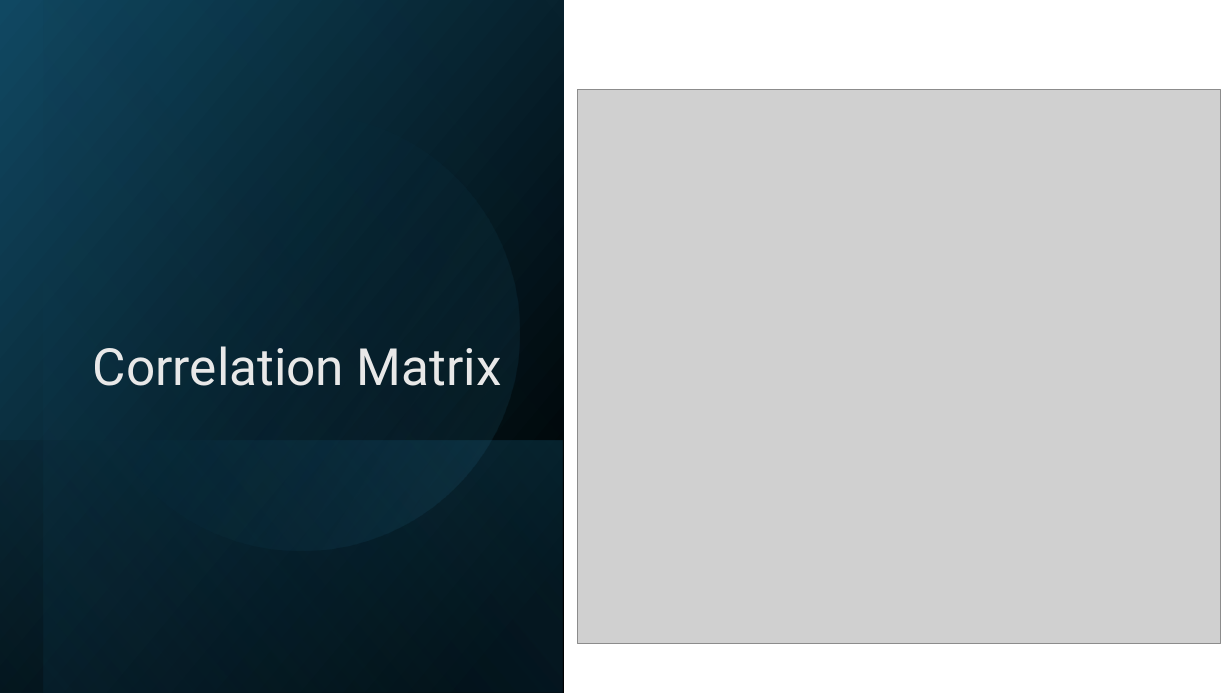
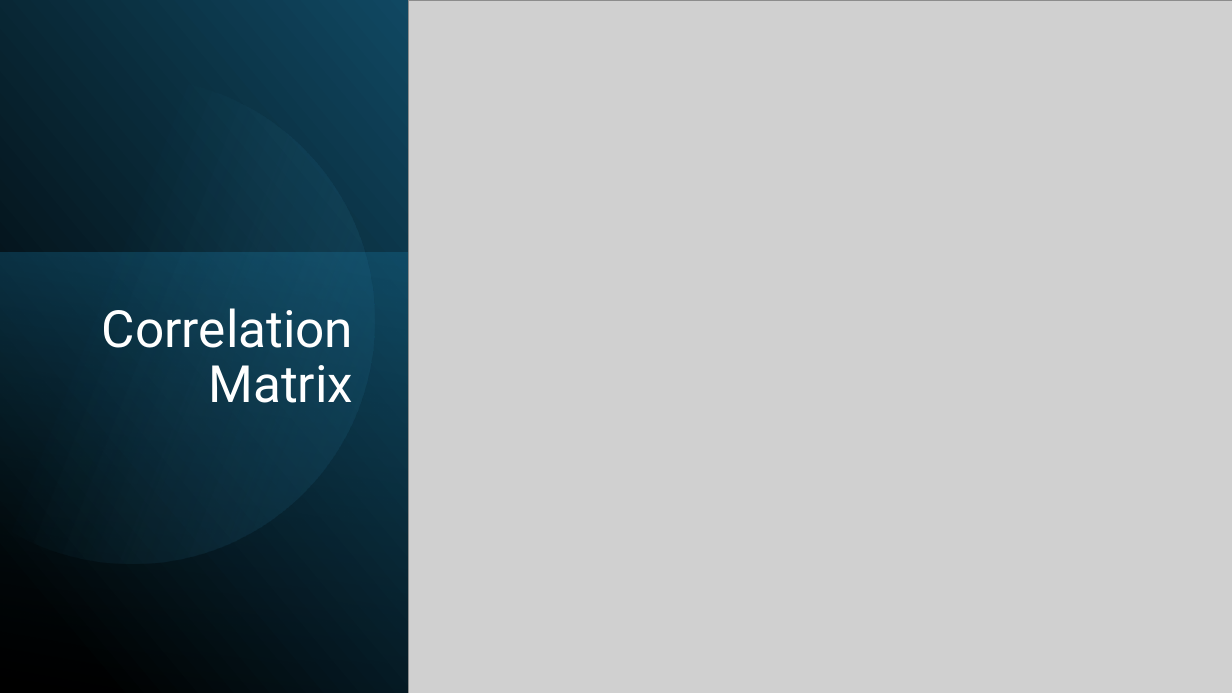
Before and after one commit to soonnyla/Capstone-Diabetes, a slide deck: slide 4 of Diabetes Analysis and Prediction.pptx (slide 12 before the commit). Drawn at 1232x693 pixels with LibreOffice and Linux fonts; fonts in the diff are those of the drawing; grey boxes stand for pictures. Boxes give left, top, right and bottom in pixels: in the first picture for what was removed or moved away, otherwise in the second. Text is boxed around its words. In the diff, an @@ line names an element or a change of style, - is before the commit and + after.

```diff
--- a/Diabetes Analysis and Prediction.pptx
+++ b/Diabetes Analysis and Prediction.pptx
@@ rectangle resized from (x1=0, y1=0, x2=564, y2=693) to (x1=0, y1=0, x2=409, y2=693) @@
@@ rectangle removed at (x1=44, y1=0, x2=564, y2=693) @@
@@ picture resized from (x1=578, y1=90, x2=1221, y2=644) to (x1=409, y1=0, x2=1232, y2=693) @@
@@ freeform shape added at (x1=0, y1=48, x2=419, y2=607), fill gradient #46B1E1 to #104862 @@
@@ ellipse removed at (x1=44, y1=74, x2=559, y2=589) @@
@@ rectangle added at (x1=0, y1=253, x2=409, y2=693), fill gradient #156082 to #0B3041 @@
@@ title "Correlation Matrix" moved from (x1=93, y1=346, x2=502, y2=386) to (x1=102, y1=308, x2=353, y2=403) @@
@@ title "Correlation Matrix" at (x1=102, y1=308, x2=353, y2=403): text colour #E8E8E8 to #FFFFFF; vertical alignment bottom to top @@
@@ rectangle removed at (x1=0, y1=440, x2=563, y2=693) @@
```
Also in this commit, not shown: 10 other slides changed, 3 slides added, 1 other file.
